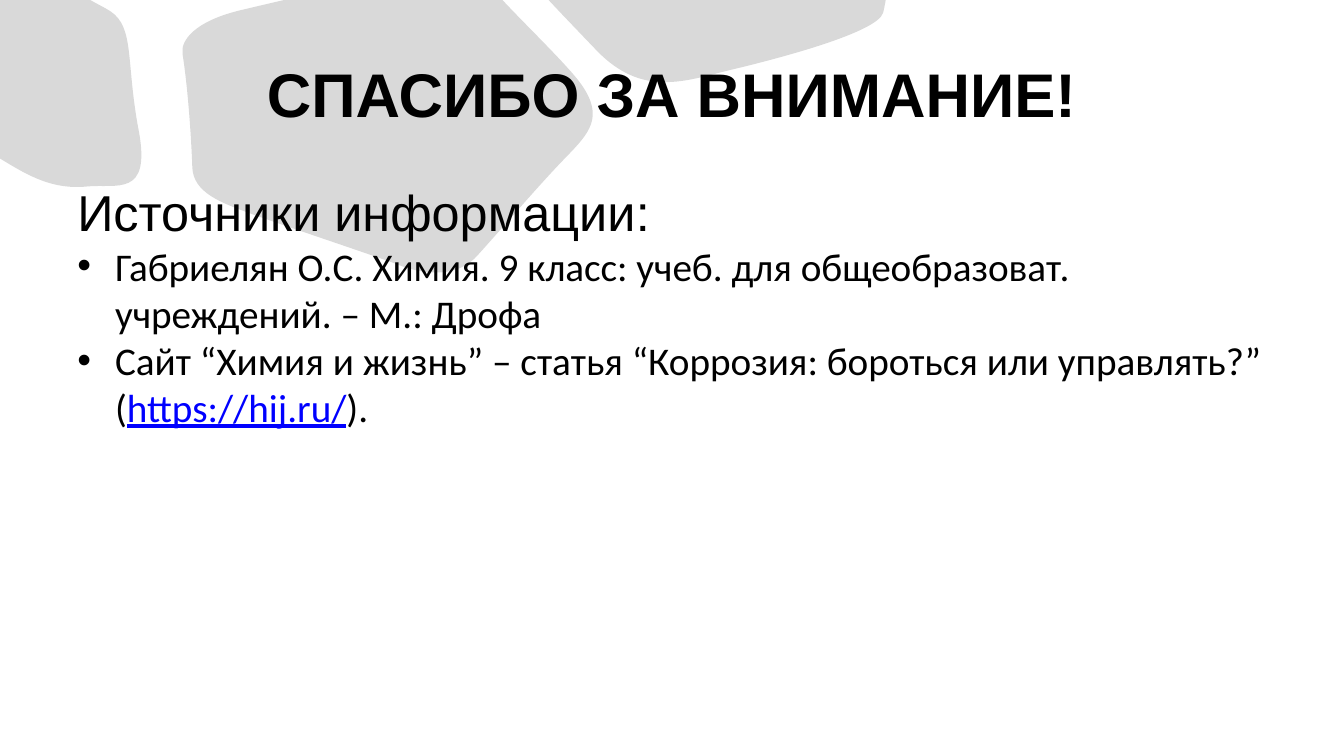
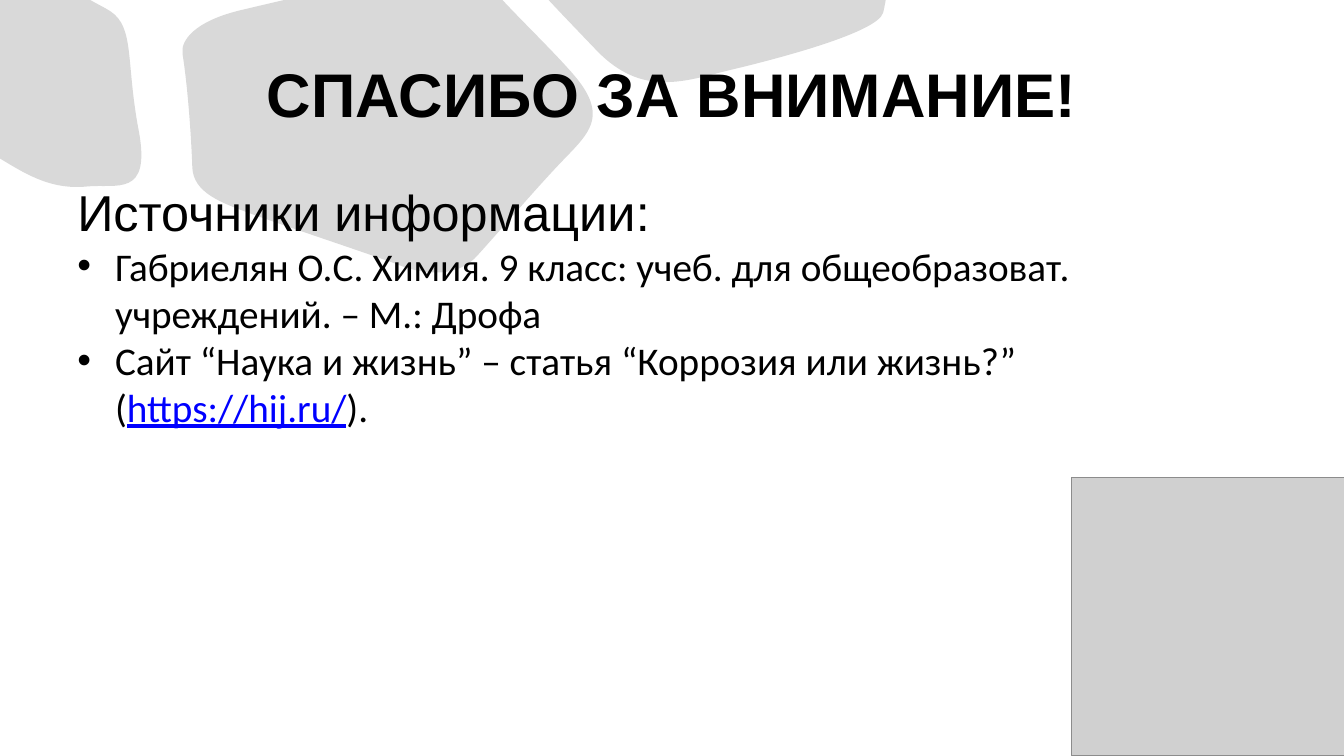
Before and after one commit to relyay/relyay.github.io, a slide deck: slide 8 of 67.pptx. Drawn at 1344x756 pixels with LibreOffice and Linux fonts; fonts in the diff are those of the drawing; grey boxes stand for pictures. Boxes give left, top, right and bottom in pixels: in the first picture for what was removed or moved away, otherwise in the second. Text is boxed around its words. In the diff, an @@ line names an element or a change of style, - is before the commit and + after.

Commit message:
я марк аддерди ориг add files via upload

```diff
--- a/67.pptx
+++ b/67.pptx
@@ text at <box>115,347,1016,429</box>: text changed @@
-• Сайт “Химия и жизнь” – статья “Коррозия: бороться или управлять?” (https://hij.ru/).
+• Сайт “Наука и жизнь” – статья “Коррозия или жизнь?” (https://hij.ru/).
@@ picture added at <box>1072,477,1344,755</box> @@
```
